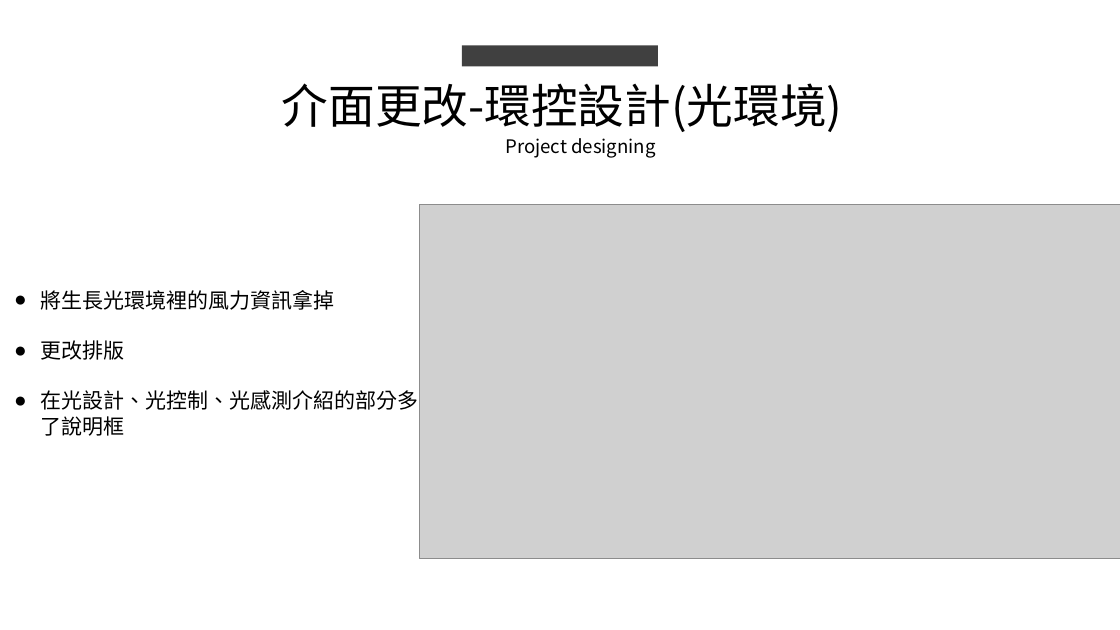
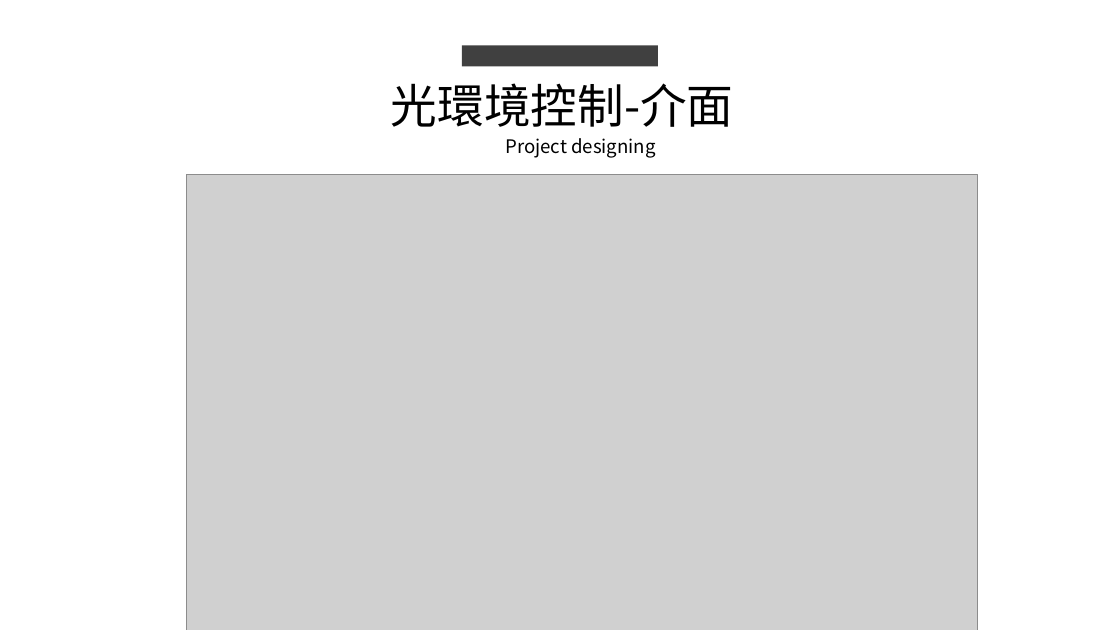
Before and after one commit to king637324/KnowledgeGreenhouseSystem, a slide deck: slide 4 of 工作日報_葉柏漢/2021.07.13工作日報_葉柏漢.pptx (slide 5 before the commit). Drawn at 1120x630 pixels with LibreOffice and Linux fonts; fonts in the diff are those of the drawing; grey boxes stand for pictures. Boxes give left, top, right and bottom in pixels: in the first picture for what was removed or moved away, otherwise in the second. Text is boxed around its words. In the diff, an @@ line names an element or a change of style, - is before the commit and + after.

```diff
--- a/工作日報_葉柏漢/2021.07.13工作日報_葉柏漢.pptx
+++ b/工作日報_葉柏漢/2021.07.13工作日報_葉柏漢.pptx
@@ text at (x1=391, y1=83, x2=734, y2=127): text changed @@
-介面更改-環控設計(光環境)
+光環境控制-介面
@@ picture added at (x1=187, y1=175, x2=978, y2=630) @@
@@ picture removed at (x1=419, y1=204, x2=1120, y2=559) @@
@@ text removed at (x1=40, y1=290, x2=418, y2=436) @@
-● 將生長光環境裡的風力資訊拿掉
-● 更改排版
-● 在光設計、光控制、光感測介紹的部分多了說明框
```
Also in this commit, not shown: 3 other slides changed, 2 slides added, 6 slides removed, 6 other files.
